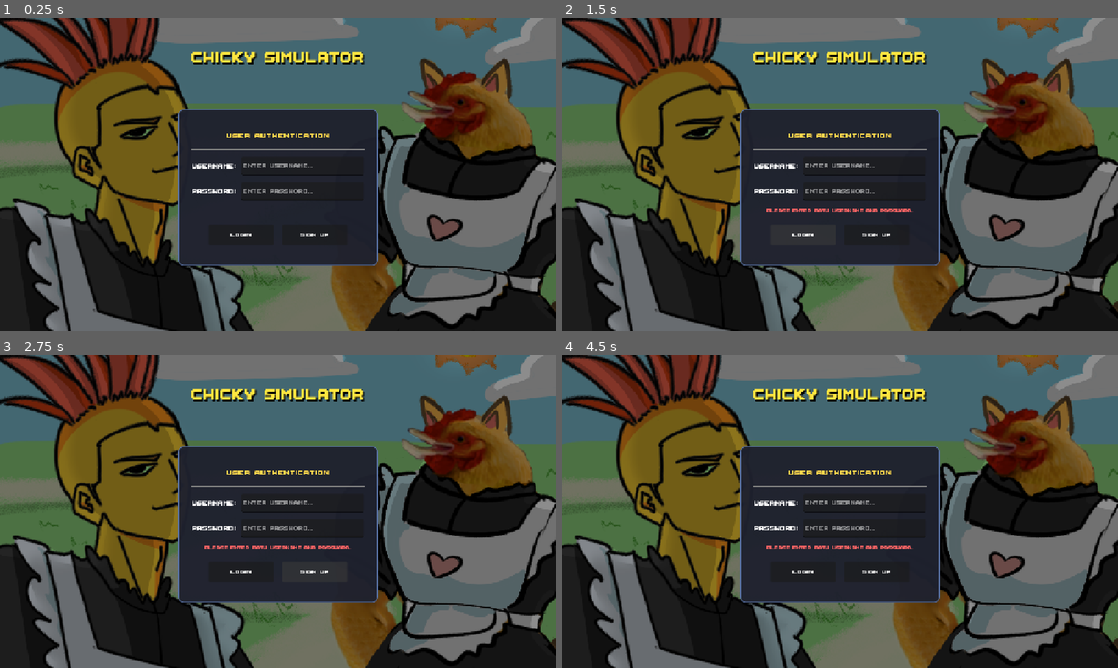
Above: before the commit, frames 1-4 (two rows, left to right).
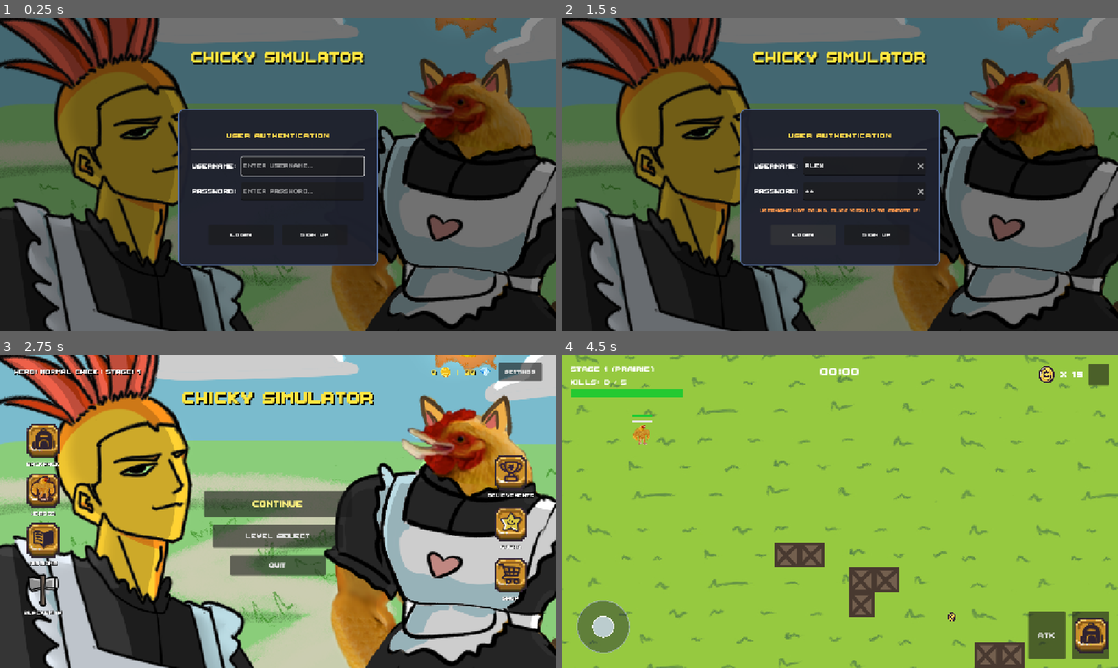
Above: after the commit, the same moments.

Repository: PuoLin/Chicky-Simulator-v3.0
Game: Godot game, scene res://scenes/ui/AuthScreen.tscn
The game is run twice, just before and just after one commit, with the same random seed, the same clock (stepped at 60 frames per second) and the same inputs. Sound files missing from this copy of the repository are replaced by a short silence.
Inputs (mouse positions are in pixels of both pictures, inside the frame that each line leads up to):
- Up to frame 1 (0.25 s): no input
- Up to frame 2 (1.5 s): click (862, 165) at 0.52 s; type "Alex" at 0.6 s; click (862, 190) at 0.75 s; type "12" at 0.83 s; click "LOGIN" at 1.25 s
- Up to frame 3 (2.75 s): click "SIGN UP" at 2 s
- Up to frame 4 (4.5 s): click (840, 505) at 2.75 s, where only the run after the commit has a clickable "CONTINUE"; click (1101, 373) at 3.5 s, where only the run after the commit has a clickable "||"; click (840, 495) at 4.25 s, where only the run after the commit has a clickable "RESUME"

The runs differ from the first frame. In frame 1, 0.2% of the frame differs, in the area x 43-66%, y 44-51%; in frame 2, 0.5%; in frame 3, 79%; in frame 4, 100%, in the area x 0-100%, y 0-100%.

Commit message:
Show Keybaord fixing

Diff:
--- a/scenes/ui/AuthScreen.tscn
+++ b/scenes/ui/AuthScreen.tscn
@@ -119,7 +119,6 @@
 custom_minimum_size = Vector2(0, 42)
 layout_mode = 2
 size_flags_horizontal = 3
-focus_mode = 0
 theme_override_font_sizes/font_size = 22
 placeholder_text = "Enter username..."
 clear_button_enabled = true
@@ -137,7 +136,6 @@
 custom_minimum_size = Vector2(0, 42)
 layout_mode = 2
 size_flags_horizontal = 3
-focus_mode = 0
 theme_override_font_sizes/font_size = 22
 placeholder_text = "Enter password..."
 clear_button_enabled = true
--- a/scripts/ui/auth_screen.gd
+++ b/scripts/ui/auth_screen.gd
@@ -115,16 +115,11 @@
 	status_label.add_theme_color_override("font_color", col)
 
 
-#func _on_username_input_focus_entered() -> void:
-	## Forces the keyboard to open when the Username box is tapped
-	#DisplayServer.virtual_keyboard_show("")
-#
-#
-#func _on_password_input_focus_entered() -> void:
-## Forces the keyboard to open when the Password box is tapped
-	#DisplayServer.virtual_keyboard_show("")
+func _on_username_input_focus_entered() -> void:
+	# Forces the keyboard to open when the Username box is tapped
+	DisplayServer.virtual_keyboard_show("")
 
 
-func _on_username_row_focus_entered() -> void:
-	## Forces the keyboard to open when the Password box is tapped
+func _on_password_input_focus_entered() -> void:
+# Forces the keyboard to open when the Password box is tapped
 	DisplayServer.virtual_keyboard_show("")
